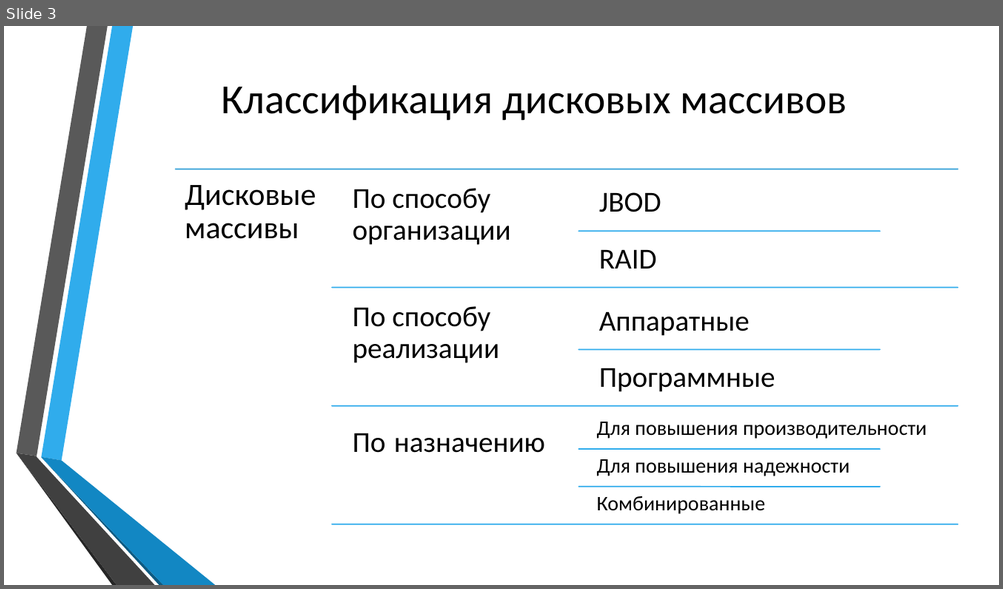
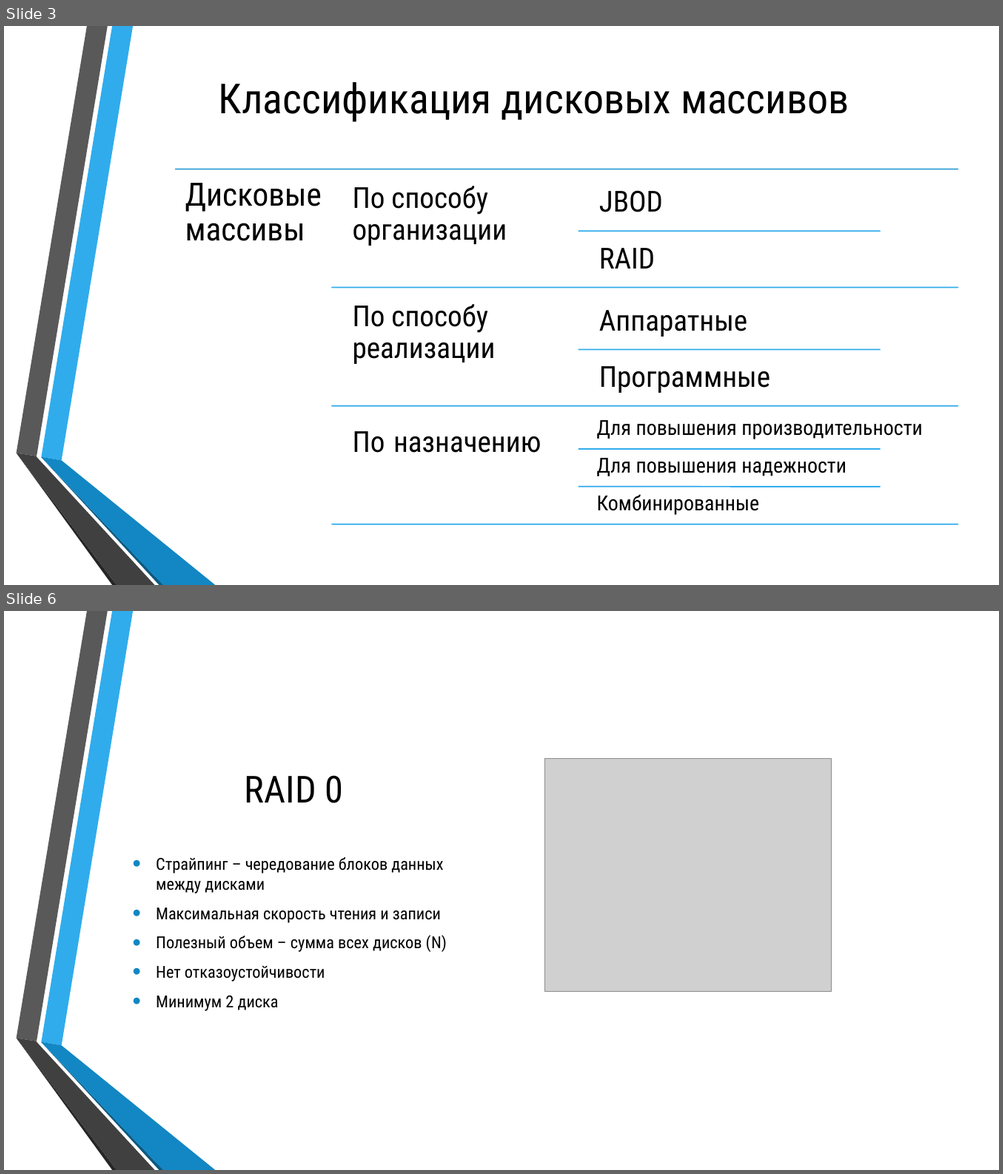
Before and after one commit to Silvarious9862/iiuvm, a slide deck: kr/250541_Бобрик_ВЮ_КР_ИиУВМ.pptx. Shown one above the other, each under a label of ours: slide 3 before the commit, slides 3 and 6 after it; the slides between them are not shown. The pictures are 1003x589 and 1003x1174 pixels, drawn with LibreOffice and Linux fonts; fonts in the diff are those of the drawing; grey boxes stand for pictures; background and template pictures are left out. Boxes give left, top, right and bottom in pixels: in the first picture for what was removed or moved away, otherwise in the second. Text is boxed around its words. In the diff, an @@ line names an element or a change of style, - is before the commit and + after.

```diff
--- a/kr/250541_Бобрик_ВЮ_КР_ИиУВМ.pptx
+++ b/kr/250541_Бобрик_ВЮ_КР_ИиУВМ.pptx
@@ slide 6 added at (4, 611, 999, 1170), background picture (left out); not listed: 6 template elements that a slide beside it also shows @@
@@ picture added at (545, 759, 831, 991) @@
@@ title added at (244, 775, 344, 803), 36 pt, text #000000 @@
+RAID 0
@@ text added at (156, 857, 447, 1011), 16 pt, text #000000 @@
+• Страйпинг – чередование блоков данных между дисками
+• Максимальная скорость чтения и записи
+• Полезный объем – сумма всех дисков (N)
+• Нет отказоустойчивости
+• Минимум 2 диска
@@ slide 3 changed as well @@
@@ text "Дисковые массивы" at (185, 183, 321, 241): size 30 to 31 pt, font Calibri to Roboto Condensed @@
@@ font Calibri to Roboto Condensed in 11 elements at (219, 82, 848, 122), (353, 186, 507, 246), (599, 190, 663, 212), (599, 248, 654, 269), (353, 304, 495, 364), (599, 310, 747, 337), (599, 366, 770, 393), (353, 432, 540, 453), (597, 420, 922, 440), (597, 458, 846, 477), (597, 494, 760, 515) @@
```
Also in this commit, not shown: 2 other slides changed, 20 other slides added, 1 slide removed, 17 other files.
